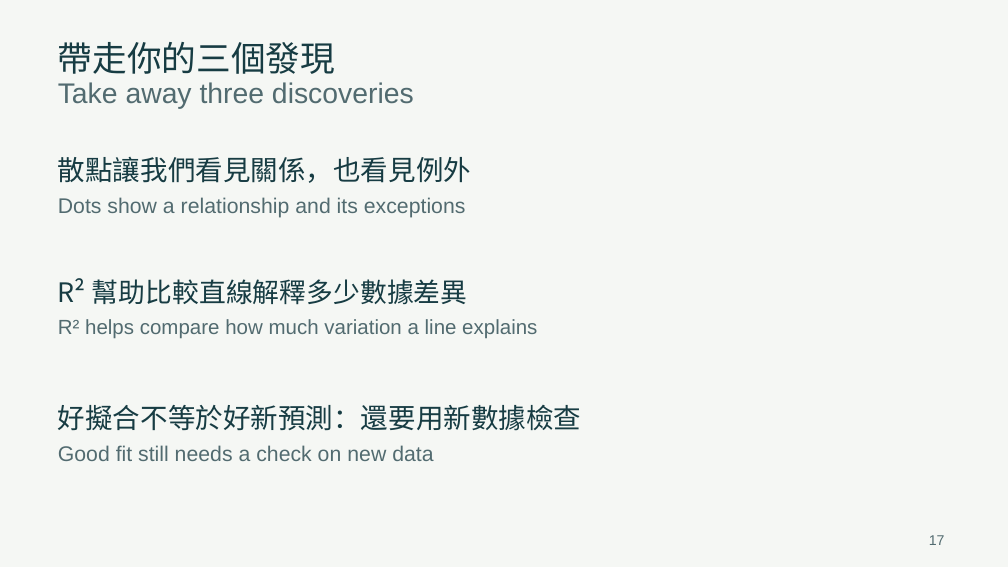
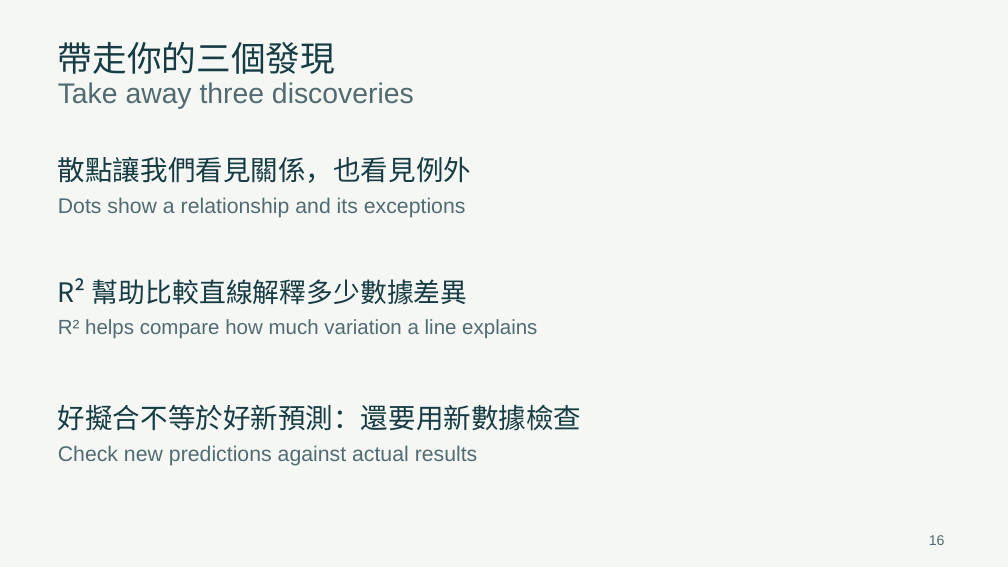
Before and after one commit to GordanY/f2-linear-regression, a slide deck: slide 16 of workshop-2/teacher-slides.pptx (slide 17 before the commit). Drawn at 1008x567 pixels with LibreOffice and Linux fonts; fonts in the diff are those of the drawing. Boxes give left, top, right and bottom in pixels: in the first picture for what was removed or moved away, otherwise in the second. Text is boxed around its words. In the diff, an @@ line names an element or a change of style, - is before the commit and + after.

```diff
--- a/workshop-2/teacher-slides.pptx
+++ b/workshop-2/teacher-slides.pptx
@@ text at (58, 445, 478, 466): text changed @@
-Good fit still needs a check on new data
+Check new predictions against actual results
@@ text at (929, 535, 945, 545): text changed @@
-17
+16
```
Also in this commit, not shown: 4 other slides changed, 1 slide removed, 5 other files.
